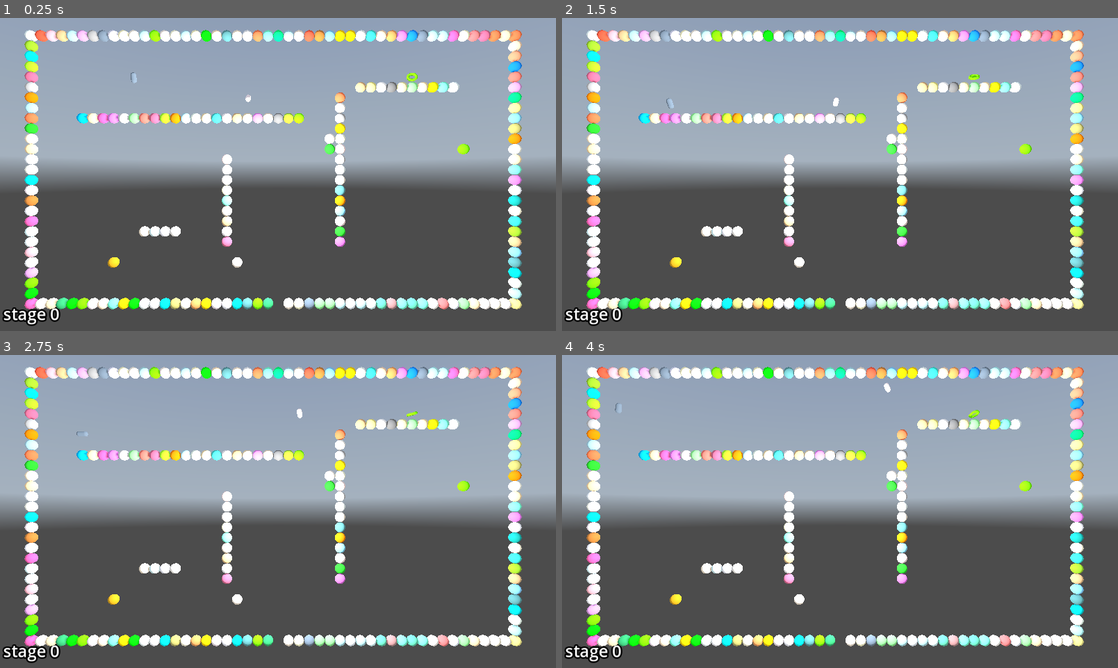
Above: before the commit, frames 1-4 (two rows, left to right).
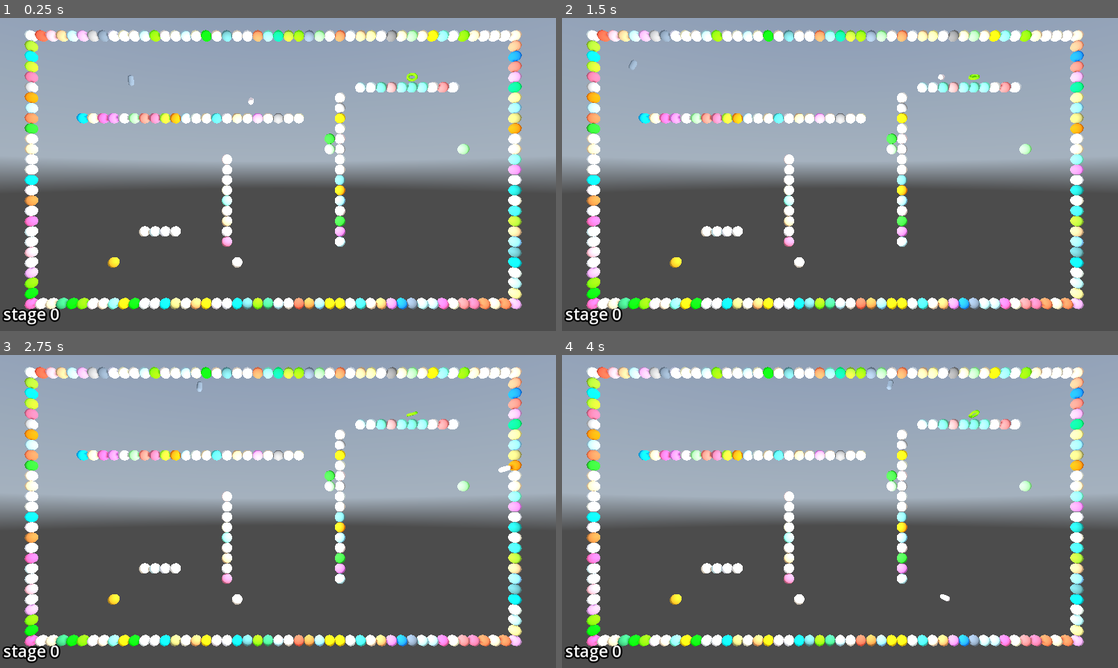
Above: after the commit, the same moments.

Repository: kasworld/gd4snakebyte3d
Game: Godot game, scene res://main.tscn
Two runs of this game, one before a commit and one after it. Both use one fixed random seed, a clock stepped at 60 frames per second and the inputs below. A sky picture missing from this copy of the repository is replaced by a grey-blue gradient.
Inputs (mouse positions are in pixels of both pictures, inside the frame that each line leads up to):
- Up to frame 1 (0.25 s): no input
- Up to frame 2 (1.5 s): tap Enter at 0.5 s; move the mouse to (962, 158) at 0.52 s; click (962, 158) at 0.67 s; move the mouse to (728, 190) at 1.27 s; click (728, 190) at 1.42 s
- Up to frame 3 (2.75 s): move the mouse to (333, 442) at 2.02 s; click (333, 442) at 2.17 s
- Up to frame 4 (4 s): move the mouse to (812, 574) at 2.77 s; click (812, 574) at 2.92 s; move the mouse to (1006, 558) at 3.52 s; click (1006, 558) at 3.67 s

The runs differ from the first frame. In frame 1, 5.1% of the frame differs, in the area x 23-94%, y 3-94%; in frame 2, 5.1%; in frame 3, 5.1%, in the area x 13-94%, y 3-94%; in frame 4, 5.1%.

Commit message:
code move

Diff:
--- a/global/settings.gd
+++ b/global/settings.gd
@@ -7,7 +7,7 @@
 func vector2i_to_vector3(from :Vector2i) -> Vector3:
 	return Vector3(from.x,Settings.FieldHeight - from.y, 0)
 
-const FrameTime := 0.5 # second
+const FrameTime := 0.1 # second
 
 var BounderyWalls = [
 	["hline", 0, Settings.FieldWidth-1, 0, Things.Wall ],
--- a/stage.gd
+++ b/stage.gd
@@ -11,20 +11,16 @@
 func init(n :int) -> Stage:
 	number = n
 	$Label3D.text = "stage %d" % number
-	return self
-
-func _ready() -> void:
 	$Timer.wait_time = Settings.FrameTime
 	field = PlacedThings.new(Settings.FieldSize)
-	field.exec_wall_script(Settings.BounderyWalls)
-	draw_rand_wall(10)
+	$Walls.init(field)
 	field.set_at( Vector2i(Settings.FieldWidth/2, Settings.FieldHeight-1), Things.Start)
 	#field.set_at( Vector2i(Settings.FieldWidth/2, 0), Things.Goal)
-	$Walls.field2wall(field)
 	for i in 2:
 		add_plum(i)
 	for i in 1:
 		add_apple(i)
+	return self
 
 func add_plum(i:int) -> void:
 	var pos := field.find_empty_pos(10)
@@ -44,15 +40,5 @@
 	for p in plum_list:
 		p.move2d()
 
-func draw_rand_wall(n :int) -> void:
-	for i in n:
-		match i % 3:
-			0:
-				field.set_at(field.rand2dpos(2), Things.Wall)
-			1:
-				field.draw_hline(field.rand_x(2),field.rand_x(2),field.rand_y(2),Things.Wall)
-			2:
-				field.draw_vline(field.rand_x(2),field.rand_y(2),field.rand_y(2),Things.Wall)
-
 func _on_timer_timeout() -> void:
 	process_frame()
--- a/walls.gd
+++ b/walls.gd
@@ -1,9 +1,15 @@
 extends Node3D
 class_name Walls
 
-func _ready() -> void:
+var field :PlacedThings
+
+func init(f :PlacedThings) -> void:
+	field = f
 	var mesh = ShapeLib.new_mesh_by_type(ShapeLib.Shape.Sphere, 0.5)
 	$MultiMeshShape.init(mesh, Color.WHITE, Settings.FieldWidth*Settings.FieldHeight/2, Vector3.ZERO)
+	field.exec_wall_script(Settings.BounderyWalls)
+	draw_rand_wall(10)
+	field2wall(field)
 
 func field2wall(field :PlacedThings) -> void:
 	var wall_count := 0
@@ -16,3 +22,13 @@
 				$MultiMeshShape.set_inst_color(wall_count, Settings.LightColorList.pick_random()[0])
 				wall_count += 1
 	$MultiMeshShape.set_visible_count(wall_count)
+
+func draw_rand_wall(n :int) -> void:
+	for i in n:
+		match i % 3:
+			0:
+				field.set_at(field.rand2dpos(2), Things.Wall)
+			1:
+				field.draw_hline(field.rand_x(2),field.rand_x(2),field.rand_y(2),Things.Wall)
+			2:
+				field.draw_vline(field.rand_x(2),field.rand_y(2),field.rand_y(2),Things.Wall)
